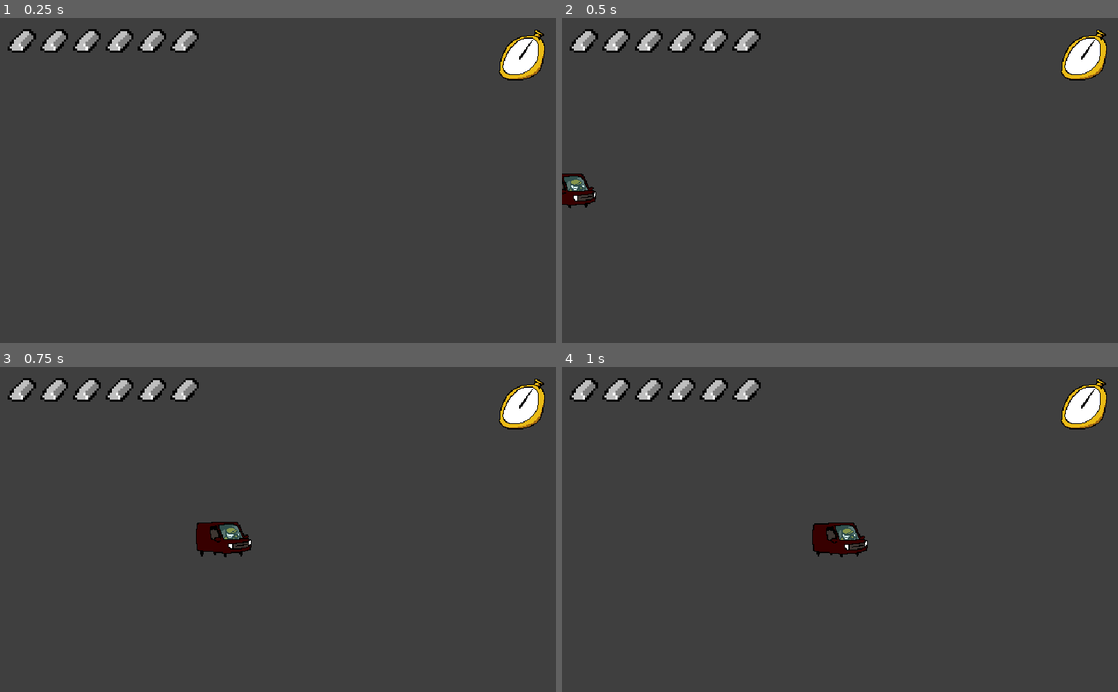
Above: before the commit, frames 1-4 (two rows, left to right).
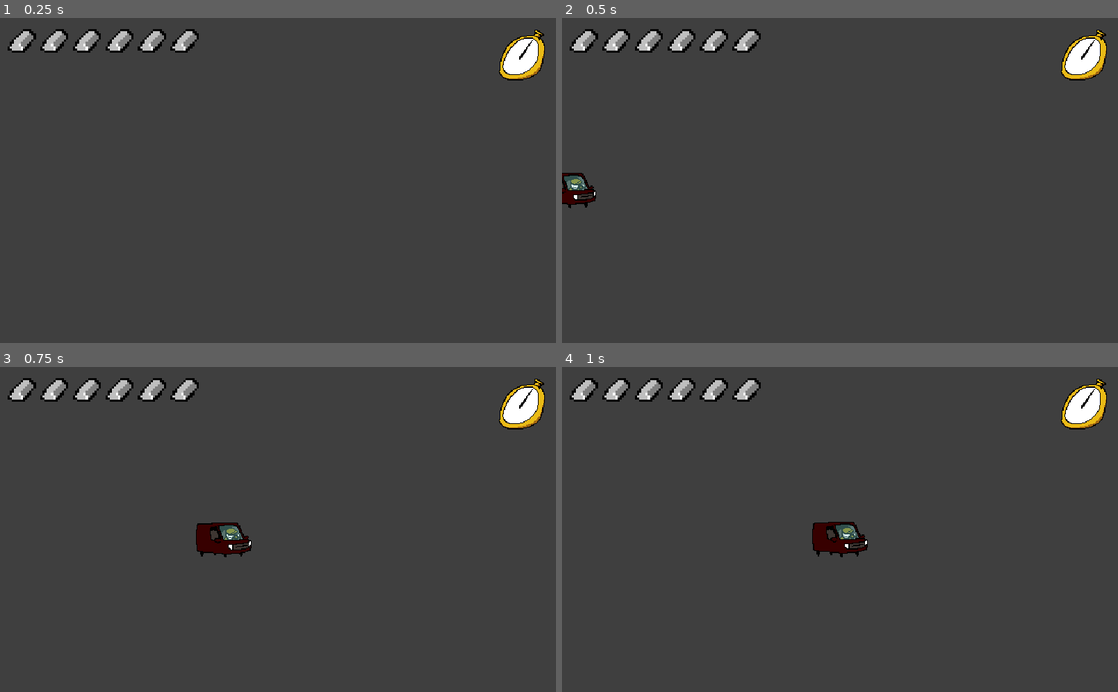
Above: after the commit, the same moments.

Repository: AleksLitynski/AnIncreasinglyConvolutedSeriesOfHeists
Game: Godot game, scene res://main.tscn
Two runs of this game, one before a commit and one after it. Both use one fixed random seed, a clock stepped at 60 frames per second and the inputs below.
Inputs (mouse positions are in pixels of both pictures, inside the frame that each line leads up to):
- Up to frame 1 (0.25 s): no input
- Up to frame 2 (0.5 s): no input
- Up to frame 3 (0.75 s): move the mouse to (400, 513) at 0.52 s; hold D (right) from 0.53 s (still down); hold E (grab) from 0.53 s (still down)
- Up to frame 4 (1 s): keep holding D (right); keep holding E (grab); tap Space (jump) at 0.77 s; click (962, 513) at 0.8 s

Frame 1 is identical in both runs. In frame 2, 0.2% of the frame differs, in the area x 0-7%, y 47-58%; in frame 3, 0.3%, in the area x 35-46%, y 47-58%; in frame 4, 0.3%.

Commit message:
sound effects

Diff:
--- a/Car.tscn
+++ b/Car.tscn
@@ -1,10 +1,12 @@
-[gd_scene load_steps=8 format=2]
+[gd_scene load_steps=10 format=2]
 
 [ext_resource path="res://sprites/source/mc_van1.png" type="Texture" id=1]
 [ext_resource path="res://sprites/source/mc_van2.png" type="Texture" id=2]
 [ext_resource path="res://sprites/source/mc_van3.png" type="Texture" id=3]
 [ext_resource path="res://sprites/source/mc_van4.png" type="Texture" id=4]
 [ext_resource path="res://collect-gold.gd" type="Script" id=5]
+[ext_resource path="res://sounds/glass_break.wav" type="AudioStream" id=6]
+[ext_resource path="res://sounds/gold_deposit.wav" type="AudioStream" id=7]
 
 [sub_resource type="SpriteFrames" id=1]
 animations = [ {
@@ -26,7 +28,6 @@
 position = Vector2( -432, 400 )
 scale = Vector2( 6.1875, 6.1875 )
 frames = SubResource( 1 )
-frame = 1
 playing = true
 
 [node name="Area2D" type="Area2D" parent="." groups=[
@@ -38,4 +39,10 @@
 position = Vector2( -5.17171, 11.6364 )
 shape = SubResource( 2 )
 
+[node name="BreakGlass" type="AudioStreamPlayer2D" parent="."]
+stream = ExtResource( 6 )
+
+[node name="CollectGold" type="AudioStreamPlayer2D" parent="."]
+stream = ExtResource( 7 )
+
 [connection signal="body_entered" from="Area2D" to="Area2D" method="_on_Area2D_body_entered"]
--- a/button.gd
+++ b/button.gd
@@ -15,6 +15,7 @@
 	$Timer.connect("timeout", self, "timeout_done")
 
 func setState(pressed):
+	$AudioStreamPlayer2D.play()
 	if pressed:
 		$green.frame = 0
 		$blue.frame = 0
--- a/button.tscn
+++ b/button.tscn
@@ -7,11 +7,12 @@
 [ext_resource path="res://sprites/button_pressed_blue.png" type="Texture" id=5]
 [ext_resource path="res://sprites/button_unpressed_blue.png" type="Texture" id=6]
 [ext_resource path="res://button.gd" type="Script" id=7]
+[ext_resource path="res://sounds/button.wav" type="AudioStream" id=8]
 
 [sub_resource type="RectangleShape2D" id=1]
 extents = Vector2( 8, 14.7318 )
 
-[sub_resource type="SpriteFrames" id=3]
+[sub_resource type="SpriteFrames" id=2]
 animations = [ {
 "frames": [ ExtResource( 4 ), ExtResource( 3 ) ],
 "loop": true,
@@ -57,5 +58,8 @@
 
 [node name="Timer" type="Timer" parent="."]
 
+[node name="AudioStreamPlayer2D" type="AudioStreamPlayer2D" parent="."]
+stream = ExtResource( 8 )
+
 [connection signal="body_entered" from="." to="." method="_on_button_body_entered"]
 [connection signal="body_exited" from="." to="." method="_on_button_body_exited"]
--- a/collect-gold.gd
+++ b/collect-gold.gd
@@ -18,6 +18,7 @@
 			rand_range(center.y - widHei.y, center.y + widHei.y))
 		c_instance.z_index = 100
 		c_instance.playing = true
+		$"../CollectGold".play()
 
 		body.fade_out(c_instance.global_transform.origin)
 		var stats = get_tree().get_nodes_in_group("main")[0].add_gold()
--- a/game_over.gd
+++ b/game_over.gd
@@ -2,7 +2,7 @@
 
 
 func _ready():
-	$RichTextLabel.text = "For stealing {total_gold_stolen} gold bars across {levels_won} heists, you have earned yourself {prison_term} years in prison." \
+	$RichTextLabel.text = "On stealing {total_gold_stolen} gold bars across {levels_won} heists, you earned yourself {prison_term} years of free room and board." \
 		.format(get_tree().get_nodes_in_group("main")[0].final_stats)
 
 func _on_Button_pressed():
--- a/level_abstract.gd
+++ b/level_abstract.gd
@@ -57,6 +57,7 @@
 				player.sleep_all = true
 				player.show_anim("mc_jump")
 				van.play("broke")
+				van.get_node("BreakGlass").play()
 			else:
 				van.transform.origin.x += delta * 800
 				$Camera.transform.origin = van.transform.origin
--- a/level_loader.gd
+++ b/level_loader.gd
@@ -2,7 +2,8 @@
 
 func _ready():
 	$Button.connect("pressed", self, "pressed")
-	$Score.bbcode_text = "Levels Completed: [u]" + str(get_tree().get_nodes_in_group("main")[0].levels_won) + "[/u]"
+	$Score.bbcode_text = "Heists Completed: [u]" + str(get_tree().get_nodes_in_group("main")[0].levels_won) + "[/u]"
+	$Score.bbcode_text += "Total Gold Stolen: [u]" + str(get_tree().get_nodes_in_group("main")[0].total_gold_stolen) + "[/u]"
 
 var state = "enter" # enter, exit
 var level = null
--- a/level_loader.tscn
+++ b/level_loader.tscn
@@ -1,15 +1,17 @@
-[gd_scene load_steps=8 format=2]
+[gd_scene load_steps=10 format=2]
 
 [ext_resource path="res://level_loader.gd" type="Script" id=1]
 [ext_resource path="res://Car.tscn" type="PackedScene" id=2]
 [ext_resource path="res://sprites/splash_helpscreen.png" type="Texture" id=3]
 [ext_resource path="res://fonts/W95FA.otf" type="DynamicFontData" id=4]
-[ext_resource path="res://themes/title_theme.tres" type="Theme" id=5]
+[ext_resource path="res://sprites/uibutton_go1.png" type="Texture" id=5]
+[ext_resource path="res://sprites/uibutton_go3.png" type="Texture" id=6]
+[ext_resource path="res://sprites/uibutton_go2.png" type="Texture" id=7]
 
 [sub_resource type="DynamicFont" id=1]
 size = 24
-outline_size = 1
-outline_color = Color( 0.203922, 0.203922, 0.203922, 1 )
+outline_size = 2
+outline_color = Color( 0, 0, 0, 1 )
 use_mipmaps = true
 use_filter = true
 extra_spacing_top = 2
@@ -43,23 +45,25 @@
 "_edit_use_anchors_": false
 }
 
-[node name="Button" type="Button" parent="."]
-margin_left = 568.0
-margin_top = 400.0
-margin_right = 872.0
+[node name="Button" type="TextureButton" parent="."]
+margin_left = 776.0
+margin_top = 368.0
+margin_right = 952.0
 margin_bottom = 544.0
-theme = ExtResource( 5 )
-custom_colors/font_color = Color( 0.764706, 0.682353, 0.145098, 1 )
-text = "Go!"
+toggle_mode = true
+texture_normal = ExtResource( 5 )
+texture_pressed = ExtResource( 6 )
+texture_hover = ExtResource( 7 )
+expand = true
 __meta__ = {
 "_edit_use_anchors_": false
 }
 
 [node name="Score" type="RichTextLabel" parent="."]
-margin_left = 600.0
-margin_top = 360.0
-margin_right = 864.0
-margin_bottom = 400.0
+margin_left = 480.0
+margin_top = 392.0
+margin_right = 744.0
+margin_bottom = 456.0
 rect_pivot_offset = Vector2( 344, 80 )
 theme = SubResource( 2 )
 bbcode_enabled = true
--- a/level_manager.gd
+++ b/level_manager.gd
@@ -1,7 +1,10 @@
 extends Node2D
 
 # Called when the node enters the scene tree for the first time.
+var rand
 func _ready():
+	rand = RandomNumberGenerator.new()
+	rand.randomize()
 	# load_level("main_menu", false)
 	load_level("level_2", false)
 
@@ -76,6 +79,7 @@
 			if lose_wait > 0:
 				lose_wait -= delta
 			else:
+				$PrisonBarsSound.stop()
 				load_level("game_over", false)
 
 
@@ -99,7 +103,7 @@
 	stats = {
 		"gold": 0,
 		"max_gold": len(get_tree().get_nodes_in_group("gold")),
-		"time": 60
+		"time": 1
 	}
 
 func calc_final_stats():
@@ -111,6 +115,8 @@
 var bars = null
 var lose_wait = 1.5
 func lose_level():
+	$PrisonBarsSound.play()
+	[$LoseSound_1, $LoseSound_2, $LoseSound_3][rand.randi_range(0, 2)].play()
 	bars = preload("res://bars.tscn").instance()
 	bars.scale = Vector2(0.5, 0.5)
 	get_tree() \
@@ -129,6 +135,7 @@
 
 func win_level():
 	if lose_state == null:
+		$WinSound.play()
 		levels_won += 1
 		current_level.win_level()
 		stats = null
--- a/levels/game_over.tscn
+++ b/levels/game_over.tscn
@@ -1,30 +1,39 @@
-[gd_scene load_steps=3 format=2]
+[gd_scene load_steps=7 format=2]
 
-[ext_resource path="res://sprites/splash_gameover.png" type="Texture" id=1]
+[ext_resource path="res://sprites/uibutton_playagain2.png" type="Texture" id=1]
 [ext_resource path="res://game_over.gd" type="Script" id=2]
+[ext_resource path="res://sprites/uibutton_playagain1.png" type="Texture" id=3]
+[ext_resource path="res://sprites/uibutton_playagain3.png" type="Texture" id=4]
+[ext_resource path="res://sprites/splash_gameover2.png" type="Texture" id=5]
+[ext_resource path="res://themes/text_theme.tres" type="Theme" id=6]
 
 [node name="game_over" type="Node2D"]
 script = ExtResource( 2 )
 
 [node name="splash_gameover" type="Sprite" parent="."]
 position = Vector2( 512, 300 )
-texture = ExtResource( 1 )
+texture = ExtResource( 5 )
 
-[node name="Button" type="Button" parent="."]
-margin_left = 463.334
-margin_top = 476.788
-margin_right = 540.334
-margin_bottom = 496.788
-text = "Play Again"
+[node name="Button" type="TextureButton" parent="."]
+margin_left = 604.273
+margin_top = 338.0
+margin_right = 823.273
+margin_bottom = 557.0
+toggle_mode = true
+texture_normal = ExtResource( 3 )
+texture_pressed = ExtResource( 4 )
+texture_hover = ExtResource( 1 )
+expand = true
 __meta__ = {
 "_edit_use_anchors_": false
 }
 
 [node name="RichTextLabel" type="RichTextLabel" parent="."]
-margin_left = 350.363
-margin_top = 318.7
-margin_right = 672.363
-margin_bottom = 440.7
+margin_left = 466.0
+margin_top = 234.0
+margin_right = 963.0
+margin_bottom = 338.0
+theme = ExtResource( 6 )
 __meta__ = {
 "_edit_use_anchors_": false
 }
--- a/levels/help.tscn
+++ b/levels/help.tscn
@@ -1,7 +1,10 @@
-[gd_scene load_steps=4 format=2]
+[gd_scene load_steps=7 format=2]
 
 [ext_resource path="res://sprites/splash_helpscreen.png" type="Texture" id=1]
 [ext_resource path="res://game_over.gd" type="Script" id=2]
+[ext_resource path="res://sprites/uibutton_back3.png" type="Texture" id=3]
+[ext_resource path="res://sprites/uibutton_back1.png" type="Texture" id=4]
+[ext_resource path="res://sprites/uibutton_back2.png" type="Texture" id=5]
 
 [sub_resource type="CanvasItemMaterial" id=1]
 blend_mode = 2
@@ -30,12 +33,16 @@
 scale = Vector2( 4.60551, 4.60551 )
 texture = ExtResource( 1 )
 
-[node name="Button" type="Button" parent="."]
-margin_left = 741.632
-margin_top = 277.751
-margin_right = 937.632
-margin_bottom = 370.751
-text = "Back"
+[node name="TextureButton" type="TextureButton" parent="."]
+margin_left = 701.87
+margin_top = 183.595
+margin_right = 969.87
+margin_bottom = 463.595
+toggle_mode = true
+texture_normal = ExtResource( 4 )
+texture_pressed = ExtResource( 3 )
+texture_hover = ExtResource( 5 )
+expand = true
 __meta__ = {
 "_edit_use_anchors_": false
 }
@@ -48,4 +55,4 @@
 "_edit_use_anchors_": false
 }
 
-[connection signal="pressed" from="Button" to="." method="_on_Button_pressed"]
+[connection signal="pressed" from="TextureButton" to="." method="_on_Button_pressed"]
--- a/main.tscn
+++ b/main.tscn
@@ -1,8 +1,32 @@
-[gd_scene load_steps=2 format=2]
+[gd_scene load_steps=7 format=2]
 
 [ext_resource path="res://level_manager.gd" type="Script" id=1]
+[ext_resource path="res://sounds/prison_bars.wav" type="AudioStream" id=2]
+[ext_resource path="res://sounds/you_lose.wav" type="AudioStream" id=3]
+[ext_resource path="res://sounds/you_win.wav" type="AudioStream" id=4]
+[ext_resource path="res://sounds/you_lose_2.wav" type="AudioStream" id=5]
+[ext_resource path="res://sounds/you_lose_3.wav" type="AudioStream" id=6]
 
 [node name="main" type="Node2D" groups=[
 "main",
 ]]
 script = ExtResource( 1 )
+
+[node name="PrisonBarsSound" type="AudioStreamPlayer" parent="."]
+stream = ExtResource( 2 )
+volume_db = -12.0
+
+[node name="WinSound" type="AudioStreamPlayer" parent="."]
+stream = ExtResource( 4 )
+
+[node name="LoseSound_1" type="AudioStreamPlayer" parent="."]
+stream = ExtResource( 3 )
+volume_db = -4.0
+
+[node name="LoseSound_2" type="AudioStreamPlayer" parent="."]
+stream = ExtResource( 5 )
+volume_db = -4.0
+
+[node name="LoseSound_3" type="AudioStreamPlayer" parent="."]
+stream = ExtResource( 6 )
+volume_db = -4.0
--- a/mc.gd
+++ b/mc.gd
@@ -45,7 +45,10 @@
 var throw_charge_meter = preload("res://charge_level.tscn").instance()
 var throw_charge_meter_target_y = 120
 
+var rand
 func _ready():
+	rand = RandomNumberGenerator.new()
+	rand.randomize()
 	get_tree().get_nodes_in_group("camera")[0].add_child(throw_charge_meter)
 	throw_charge_meter.rect_position = Vector2(-64, 150)
 	throw_charge_meter_target_y = 150
@@ -146,6 +149,14 @@
 	return 1 - (len(gold) / max_gold_weight)
 
 func _process(delta):
+
+	# remove all gold that was picked up by other processes
+	var new_golds = []
+	for g in gold:
+		if g.get_parent():
+			new_golds.append(g)
+	gold = new_golds
+
 	if sleep_all:
 		return
 
@@ -176,7 +187,14 @@
 			-motion["max_speed"],
 			motion["max_speed"]) * encumberment_dampener(false)
 
+	if lr_move != 0 and is_on_floor():
+		if !$FootstepsSound.playing:
+			$FootstepsSound.play()
+	else:
+		$FootstepsSound.stop()
+
 	if is_on_floor() and Input.is_action_pressed("jump") and !jump["active"]:
+		$JumpSound.play()
 		jump["active"] = true
 		motion["velocity"].y -= jump["current"] * encumberment_dampener(true)
 
@@ -201,6 +219,7 @@
 				b.apply_central_impulse((b.global_transform.origin - global_transform.origin).normalized() * 14_000)
 				break
 			if b.is_in_group("gold"):
+				$PickupSound.play()
 				b.set_target($goldanchor)
 				b.disable_collisions_for(self)
 				gold.push_back(b)
@@ -220,6 +239,9 @@
 
 	if throw_state == PRESS_STATES.END and thrown != null:
 		# clear all physics on the gold bar
+
+		[$throw_1, $throw_2, $throw_3][rand.randi_range(0, 2)].play()
+
 		thrown.set_target()
 		thrown.set_linear_velocity(Vector2(0, 0))
 		thrown.set_angular_velocity(0)
@@ -256,6 +278,7 @@
 		if collision.collider.is_in_group("crate"):
 			collision.collider.apply_central_impulse(-collision.normal * 1200)
 
+
 func moving():
 	var velo = motion["velocity"]
 	return velo.x > 0.1 or velo.x < -0.1 or velo.y > 0.1 or velo.y < -0.1
--- a/mc.tscn
+++ b/mc.tscn
@@ -1,7 +1,13 @@
-[gd_scene load_steps=5 format=2]
+[gd_scene load_steps=11 format=2]
 
 [ext_resource path="res://sprites/mc_idle1.png" type="Texture" id=1]
 [ext_resource path="res://mc.gd" type="Script" id=2]
+[ext_resource path="res://sounds/footsteps.wav" type="AudioStream" id=3]
+[ext_resource path="res://sounds/jump.wav" type="AudioStream" id=4]
+[ext_resource path="res://sounds/pickup.wav" type="AudioStream" id=5]
+[ext_resource path="res://sounds/throw_3.wav" type="AudioStream" id=6]
+[ext_resource path="res://sounds/throw_1.wav" type="AudioStream" id=7]
+[ext_resource path="res://sounds/throw_2.wav" type="AudioStream" id=8]
 
 [sub_resource type="RectangleShape2D" id=1]
 extents = Vector2( 9.0625, 16 )
@@ -35,3 +41,23 @@
 
 [node name="goldanchor" type="Node2D" parent="."]
 position = Vector2( -15.75, -16 )
+
+[node name="FootstepsSound" type="AudioStreamPlayer2D" parent="."]
+stream = ExtResource( 3 )
+volume_db = -8.0
+
+[node name="JumpSound" type="AudioStreamPlayer2D" parent="."]
+stream = ExtResource( 4 )
+volume_db = -12.0
+
+[node name="PickupSound" type="AudioStreamPlayer2D" parent="."]
+stream = ExtResource( 5 )
+
+[node name="throw_1" type="AudioStreamPlayer2D" parent="."]
+stream = ExtResource( 7 )
+
+[node name="throw_2" type="AudioStreamPlayer2D" parent="."]
+stream = ExtResource( 8 )
+
+[node name="throw_3" type="AudioStreamPlayer2D" parent="."]
+stream = ExtResource( 6 )
--- a/trampoline.gd
+++ b/trampoline.gd
@@ -9,6 +9,7 @@
 
 	$AnimatedSprite.frame = 0
 	$AnimatedSprite.play("default")
+	$SproingSound.play()
 
 	if body.is_in_group("mc"):
 		body.motion["velocity"].y = -500
--- a/trampoline.tscn
+++ b/trampoline.tscn
@@ -1,9 +1,10 @@
-[gd_scene load_steps=8 format=2]
+[gd_scene load_steps=9 format=2]
 
 [ext_resource path="res://sprites/trampoline_bounce1.png" type="Texture" id=1]
 [ext_resource path="res://sprites/trampoline_bounce2.png" type="Texture" id=2]
 [ext_resource path="res://sprites/trampoline_idle.png" type="Texture" id=3]
 [ext_resource path="res://trampoline.gd" type="Script" id=4]
+[ext_resource path="res://sounds/trampoline.wav" type="AudioStream" id=5]
 
 [sub_resource type="SpriteFrames" id=1]
 animations = [ {
@@ -43,4 +44,8 @@
 position = Vector2( 0, -4.33472 )
 shape = SubResource( 3 )
 
+[node name="SproingSound" type="AudioStreamPlayer2D" parent="."]
+stream = ExtResource( 5 )
+volume_db = -12.0
+
 [connection signal="body_entered" from="Area2D" to="." method="_on_Area2D_body_entered"]
Not shown: 3 places in button.tscn that only renumber resources
Not shown, removed: sounds/350903__cabled-mess__jump-c-03.wav.import
Not shown, removed: sounds/429234__michaelgillighan__24-coger-botella.wav.import
Not shown, removed: sounds/Aww-sound-effect.wav.import
Not shown, removed: sounds/Boing-sound.wav.import
Not shown, removed: sounds/Cash-register-sound.wav.import
Not shown, removed: sounds/Correct-answer-ding-dong-and-applause.wav.import
Not shown, removed: sounds/Glass-breaking-sound.wav.import
Not shown, removed: sounds/Incorrect-sound-effect.wav.import
Not shown, removed: sounds/Mechanical-switch-sound-effect.wav.import
Not shown, removed: sounds/Metal-gate-opening-sound-effect.wav.import
Not shown, removed: sounds/Walking-footsteps-on-metal-surface.wav.import
(and 29 more such lines)
